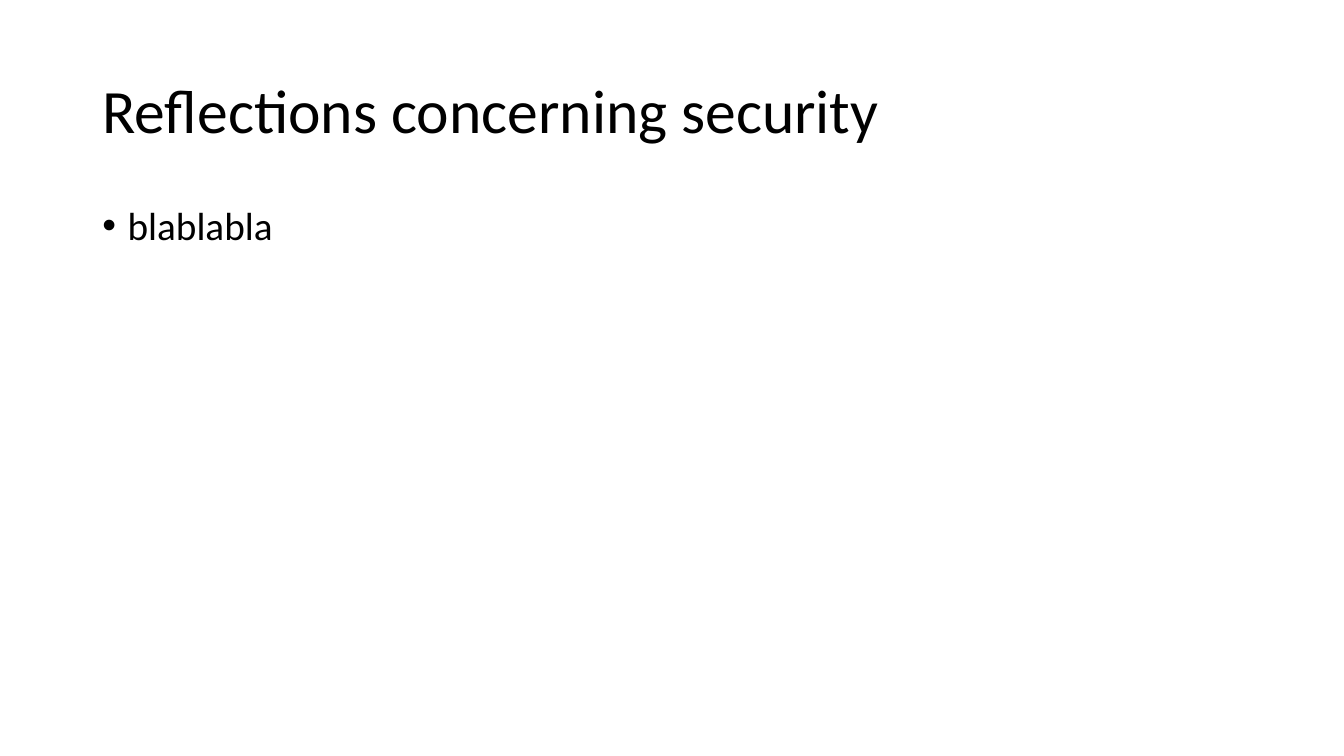
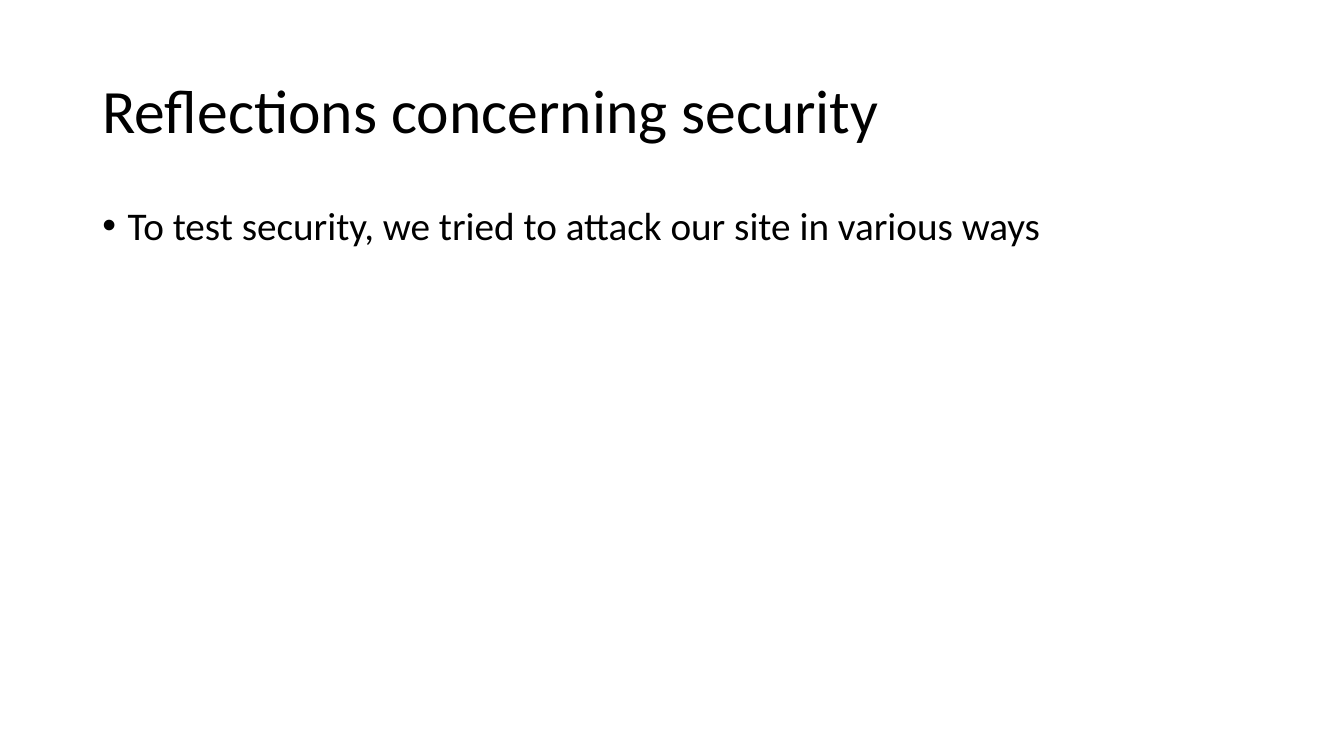
Before and after one commit to jkunnas58/dat250_netbank_fall_2020, a slide deck: slide 22 of Project_report_group_9.pptx. Drawn at 1344x756 pixels with LibreOffice and Linux fonts; fonts in the diff are those of the drawing. Boxes give left, top, right and bottom in pixels: in the first picture for what was removed or moved away, otherwise in the second. Text is boxed around its words. In the diff, an @@ line names an element or a change of style, - is before the commit and + after.

```diff
--- a/Project_report_group_9.pptx
+++ b/Project_report_group_9.pptx
@@ text at (128, 212, 1040, 247): text changed @@
-• blablabla
+• To test security, we tried to attack our site in various ways
```
Also in this commit, not shown: 1 other slide changed.
